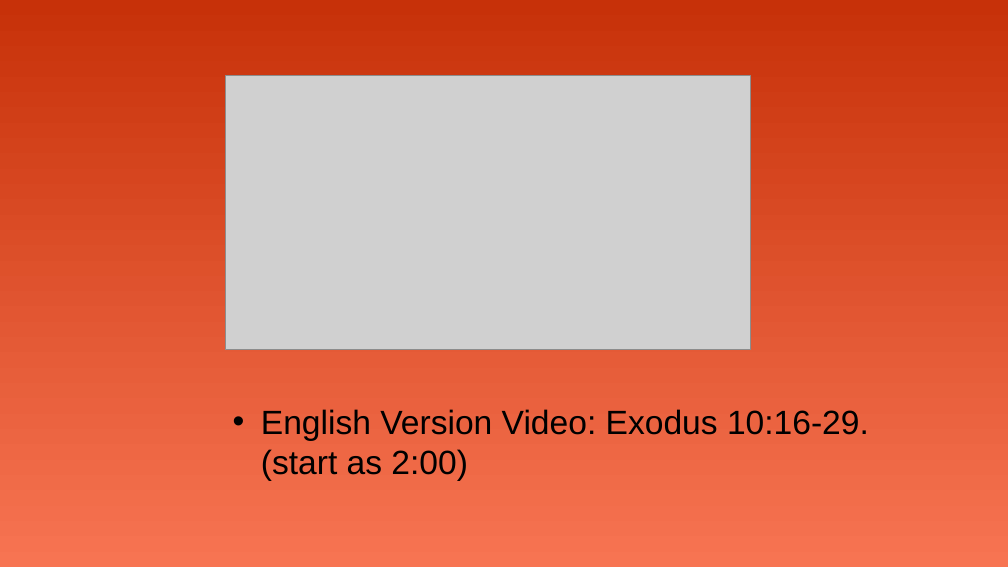
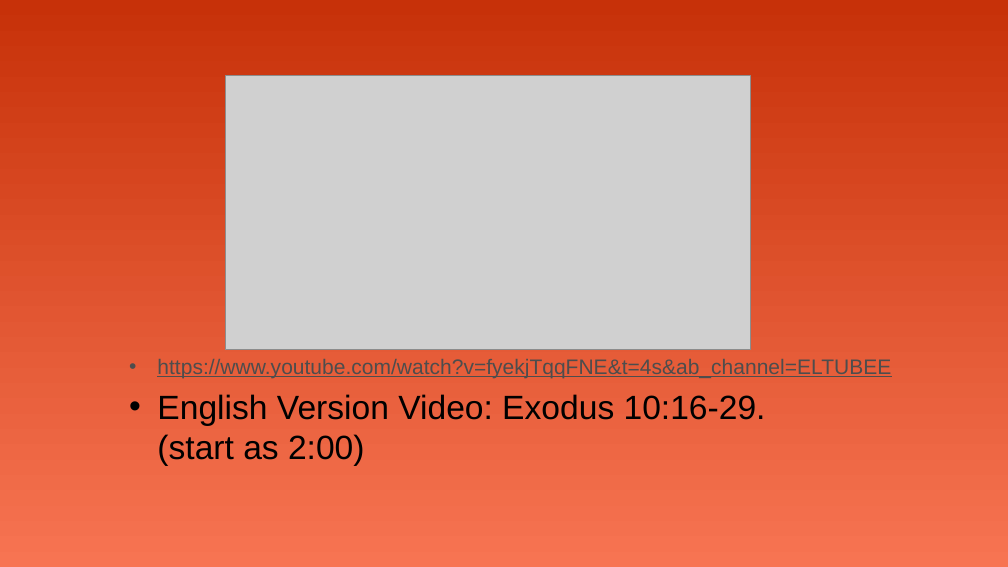
Before and after one commit to wdingbox/accc_2025_pp, a slide deck: slide 2 of ppt/Exodus/exo10_16_29.pptx. Drawn at 1008x567 pixels with LibreOffice and Linux fonts; fonts in the diff are those of the drawing; grey boxes stand for pictures; background and template pictures are left out. Boxes give left, top, right and bottom in pixels: in the first picture for what was removed or moved away, otherwise in the second. Text is boxed around its words. In the diff, an @@ line names an element or a change of style, - is before the commit and + after.

```diff
--- a/ppt/Exodus/exo10_16_29.pptx
+++ b/ppt/Exodus/exo10_16_29.pptx
@@ text "https://www.youtube.com/watch?v=fyekjTqqFNE&t=4s&ab_channel= ...": place and size @@
-text "https://www.youtube.com/watch?v=fyekjTqqFNE&t=4s&ab_channel= ..." at <box>261,409,869,481</box>
+text "https://www.youtube.com/watch?v=fyekjTqqFNE&t=4s&ab_channel= ..." at <box>157,359,891,466</box>
@@ text at <box>157,359,891,379</box>: paragraph added @@
+• https://www.youtube.com/watch?v=fyekjTqqFNE&t=4s&ab_channel=ELTUBEE
```
Also in this commit, not shown: 8 other files.
